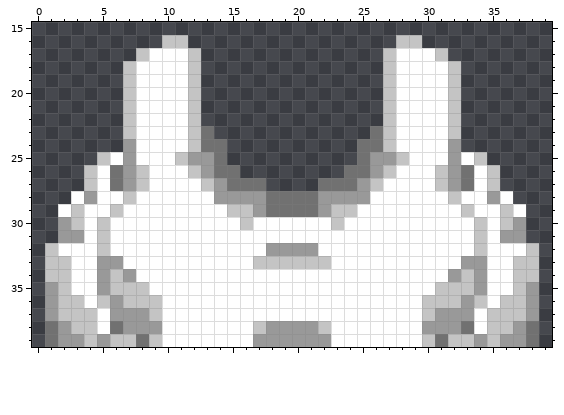
One commit to this pixel-art sprite: Assets/Core/Apparel/ArmorCataphract.png. The first picture shows the starting point.
The file is 40x40 pixels. Shown: x 0..39, y 15..39.
Once edited:
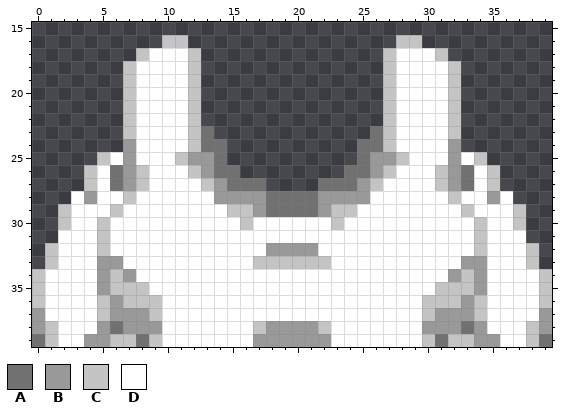
Palette (. is transparent): A #717171  B #999999  C #c4c4c4  D #ffffff
Change:
Colour A is added in row 39 at x 0 and 39.
Colour B is added in rows 37 to 38 at x 0 and 39.
Colour B replaces colour C in row 39 at x 4 and 35.
Colour B replaces colour D in row 38 at x 5 and 34.
Colour C is added in rows 34 to 36 at x 0 and 39.
Colour C replaces colour A in rows 38 to 39 at x 1 and 38.
Colour C replaces colour B in row 30 at x 2 and 37.
Colour C replaces colour D in row 29 at x 2 and 37; in row 37 at x 5 and 34.
Colour D replaces colour B in row 31 at x 2 to 3 and 36 to 37; in rows 35 to 37 at x 1 and 38; in row 38 at x 2 and 37; in row 39 at x 2 to 3 and 36 to 37.
Colour D replaces colour C in rows 29 to 30 at x 3 and 36; in row 33 at x 2 and 37; in row 34 at x 1 to 2 and 37 to 38; in row 35 at x 2 and 37; in row 36 at x 2 to 3 and 36 to 37; in row 37 at x 2 to 4 and 35 to 37.
Colour D replaces colour C in row 38 at x 3 to 4 and 35 to 36.
